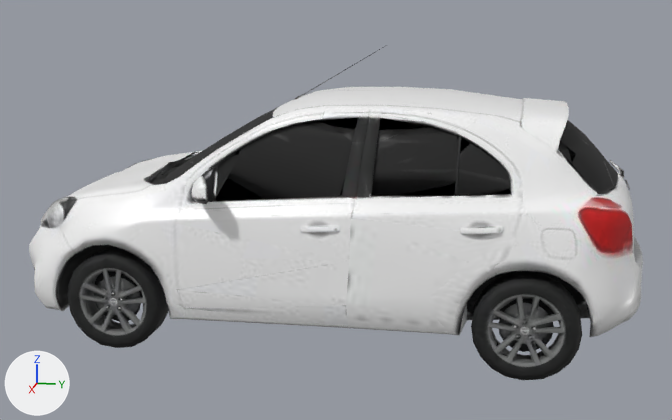
The glTF model assets/models/cars/nissan-march.glb: old version first, new version second.
Before and after are seen from a camera (50 mm lens) standing at (5.69, 1.17, 2.15) and looking at (0.0, 0.03, 0.72). The axes (+X, +Y, +Z) are drawn at lower left. The lights are the same throughout. The older version comes first. Vertices at exactly the same position are counted once.
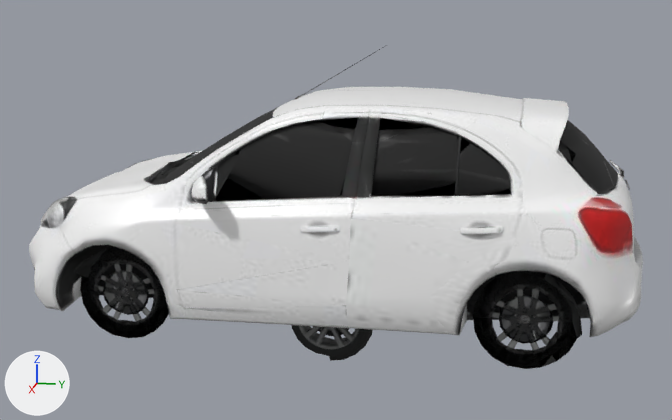
Pixel boxes [x1, y1, x2, y2] of what changed, in the pictures (672 x 420 px; the box of a moved part takes in the faces that stretch with it):
'Mesh_0', reshaped
    before: [29, 45, 643, 380]
    after: [29, 45, 643, 369]
'wheel', added
    after: [292, 325, 373, 361]
part 1 of me_mesh_0, moved or reshaped
    before: [499, 303, 554, 352]
    after: [499, 295, 554, 344]
part 2 of me_mesh_0, moved or reshaped
    before: [94, 276, 141, 321]
    after: [103, 270, 149, 315]
part 3 of me_mesh_0, moved or reshaped
    before: [68, 248, 168, 348]
    after: [74, 247, 169, 338]
part 4 of me_mesh_0, moved or reshaped
    before: [471, 272, 582, 380]
    after: [473, 271, 582, 369]

Edits to the bpy script that builds the scene:
```text
Change me_mesh_0:
    used by ob_mesh_0; location = (0.0, 0.0, 0.0)
    remove me_mesh_0.from_pydata(...)  # 4115 vertices, 7775 faces; spans x -0.96..0.96, y -1.91..1.91, z 0.0..1.77
    add me_mesh_0.from_pydata(...)  # 4076 vertices, 7715 faces; spans x -0.96..0.96, y -1.91..1.91, z 0.0..1.77
    me_mesh_0 part 1: the loose piece of 43 vertices spanning x 0.71..0.8, y 1.09..1.4, z 0.15..0.44 is scaled about its middle by (0, 1, 1), then moved by (-0.13, 0.0, 0.0)
    me_mesh_0 part 2: the loose piece of 43 vertices spanning x 0.71..0.79, y -1.31..-1.0, z 0.15..0.44 is scaled about its middle by (0, 1, 1), then moved by (-0.13, 0.0, 0.0)
    me_mesh_0 part 3: 177 vertices moved from x 0.63..0.82, y -1.46..-0.87, z 0.0..0.59 to x 0.62, y -1.46..-0.87, z 0.0..0.59; 28 vertices removed from x 0.64..0.81, y -1.46..-0.86, z 0.0..0.54; 20 vertices added at x 0.62, y -1.46..-0.86, z 0.0..0.54
    me_mesh_0 part 4: 171 vertices moved from x 0.64..0.82, y 0.95..1.53, z 0.0..0.56 to x 0.62, y 0.95..1.53, z 0.0..0.56; 26 vertices removed from x 0.64..0.81, y 0.95..1.49, z 0.0..0.59; 15 vertices added at x 0.62, y 0.95..1.49, z 0.0..0.59
    other edits to the shape of me_mesh_0 do not show in these pictures
Add me_wheel:
    me_wheel.from_pydata(...)  # 222 vertices, 384 faces; spans x -0.108..0.078, y -0.262..0.292, z -0.291..0.277
    me_wheel.materials.append(mat_material_0)
Add ob_wheel:
    ob_wheel = bpy.data.objects.new('wheel', me_wheel)
    ob_wheel.location = (0.0, 0.0, 0.0)
```
